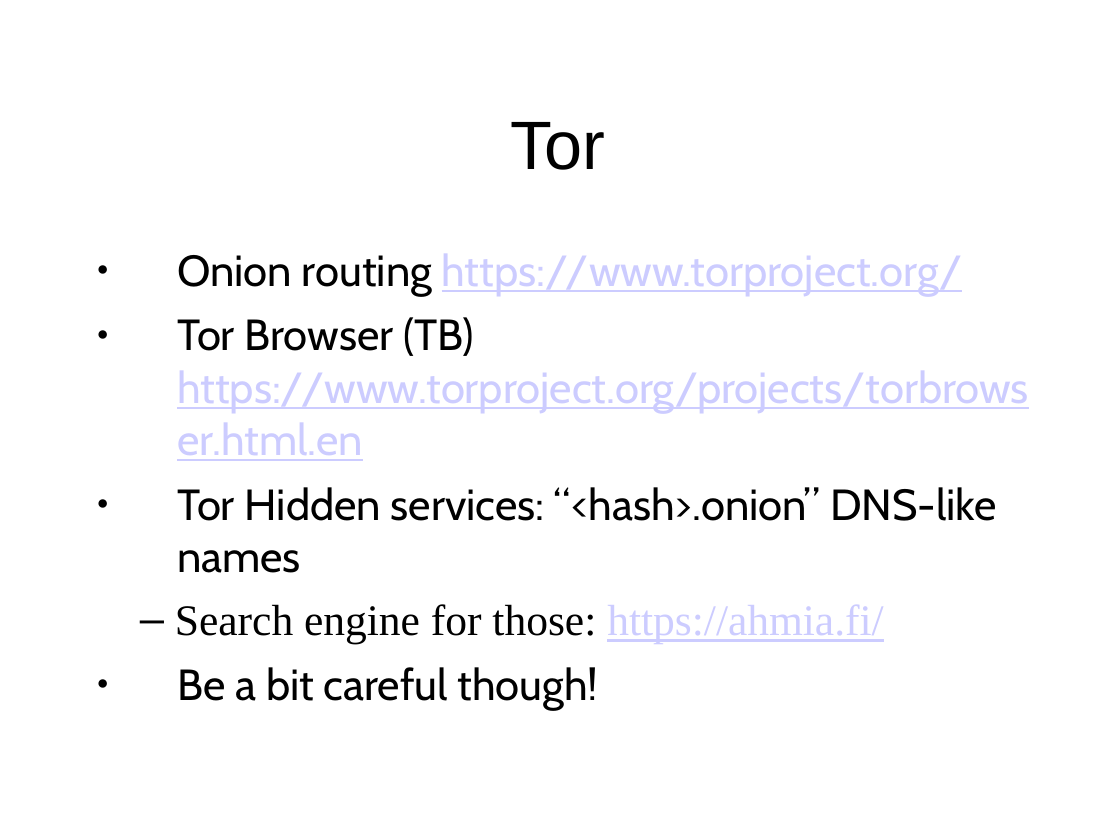
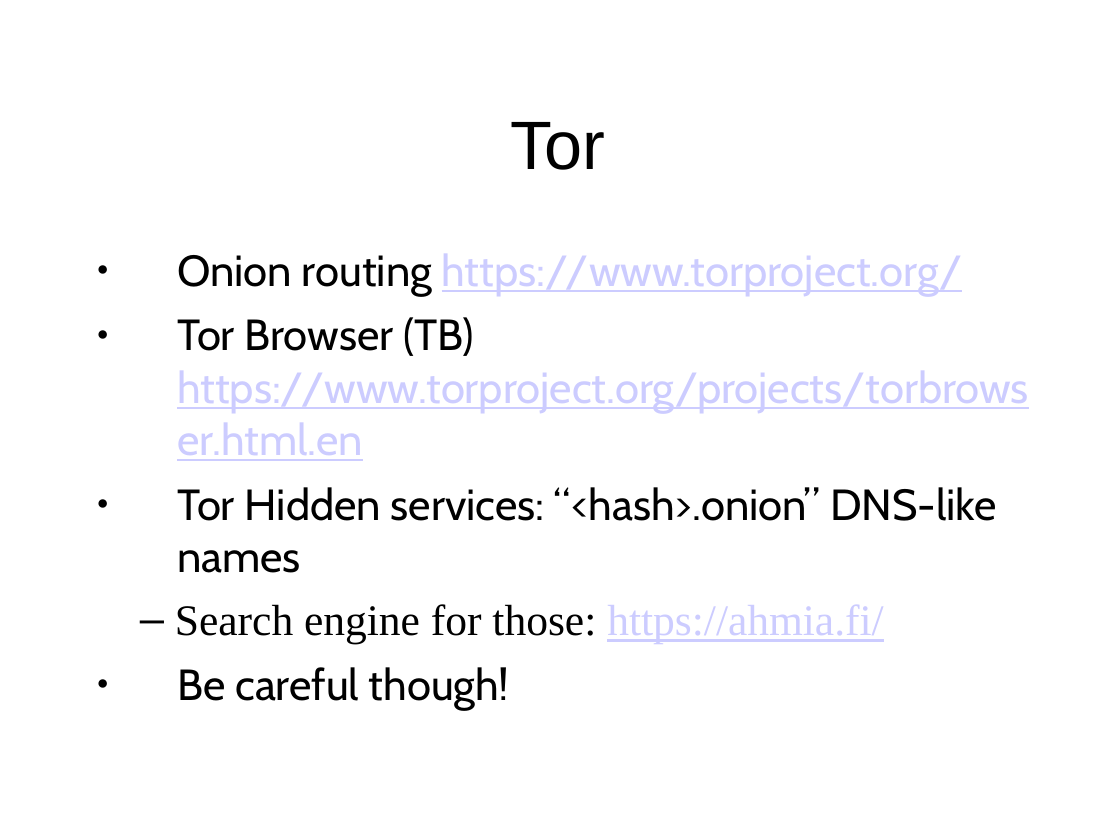
Before and after one commit to sftcd/cs7053, a slide deck: slide 51 of 2023lectures/02-concepts.odp (slide 52 before the commit). Drawn at 1120x840 pixels with LibreOffice and Linux fonts; fonts in the diff are those of the drawing. Boxes give left, top, right and bottom in pixels: in the first picture for what was removed or moved away, otherwise in the second. Text is boxed around its words. In the diff, an @@ line names an element or a change of style, - is before the commit and + after.

```diff
--- a/2023lectures/02-concepts.odp
+++ b/2023lectures/02-concepts.odp
@@ text at box(177, 667, 509, 710): text changed @@
-● Be a bit careful though!
+● Be careful though!
```
Also in this commit, not shown: 11 other slides changed, 1 slide removed, 2 other files.
